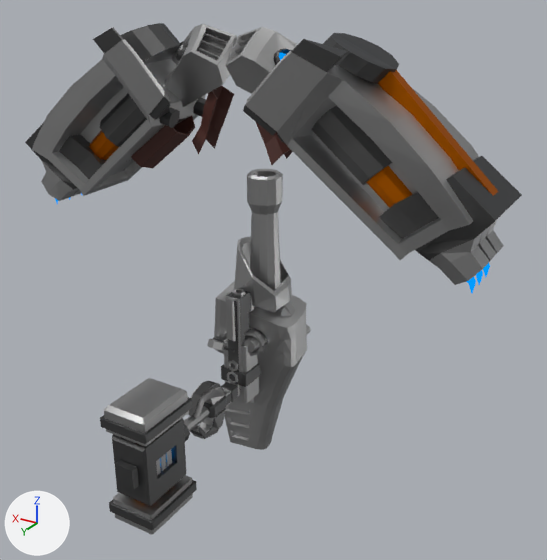
The Blender file Assets/Resources/Acidlabs/TailsWeapons.blend as it was, and as the next commit left it.
One viewpoint serves both versions: a 50 mm camera at (-2.17, 3.4, 2.33) aimed at (-0.22, 0.15, 0.7). Every picture has the same lights, and +X, +Y and +Z are marked at lower left. The picture after the commit comes second.

The first picture shows 'Nailer', 'bfg', 'gauntlets', 'hammer', 'laserPistol', 'wrench'.
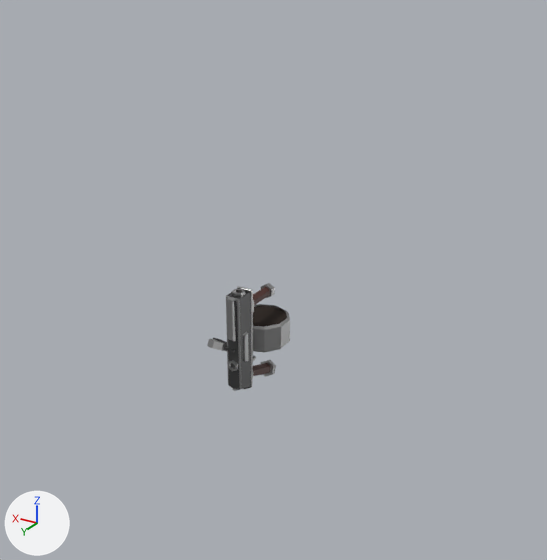
Where the change shows, as pixel boxes (x1, y1, x2, y2) in the pictures (547 x 560 px):
```json
{"object": "gauntlets", "change": "hidden", "before": [25, 23, 522, 293]}
{"object": "bfg", "change": "hidden", "before": [214, 169, 307, 450]}
{"object": "hammer", "change": "hidden", "before": [100, 325, 311, 535]}
{"object": "wrench", "change": "hidden", "before": [187, 381, 240, 439]}
{"object": "laserPistol", "change": "hidden", "before": [221, 339, 261, 403]}
{"object": "Nailer", "change": "unchanged, uncovered by the edit", "before": [207, 289, 254, 389], "after": [207, 283, 290, 391]}
```

Scene script edits in JSON lines:
```json
{"block": "me_cube_004", "where": "# used by ob_bfg; location = (0.0, 0.0, 0.0)"}
{"op": "remove", "block": "me_cube_004", "code": "me_cube_004.from_pydata(...)  # 1111 vertices, 1068 faces; spans x -0.28..0.26, y -0.33..0.21, z -0.57..1.23"}
{"op": "add", "block": "me_cube_004", "code": "me_cube_004.from_pydata(...)  # 1111 vertices, 1068 faces; spans x -0.33..0.21, y -0.26..0.28, z -0.57..1.23"}
{"block": "me_cube_004", "change": "me_cube_004 part 1: the whole mesh is turned -90 degrees about the z axis through the mesh origin"}
{"op": "add", "block": "ob_wrench", "code": "ob_wrench.hide_set(True)  # its collection is switched off"}
{"op": "add", "block": "ob_bfg", "code": "ob_bfg.hide_set(True)  # its collection is switched off"}
{"op": "add", "block": "ob_hammer", "code": "ob_hammer.hide_set(True)  # its collection is switched off"}
{"op": "add", "block": "ob_laserpistol", "code": "ob_laserpistol.hide_set(True)  # its collection is switched off"}
{"op": "add", "block": "ob_gauntlets", "code": "ob_gauntlets.hide_set(True)  # its collection is switched off"}
```
